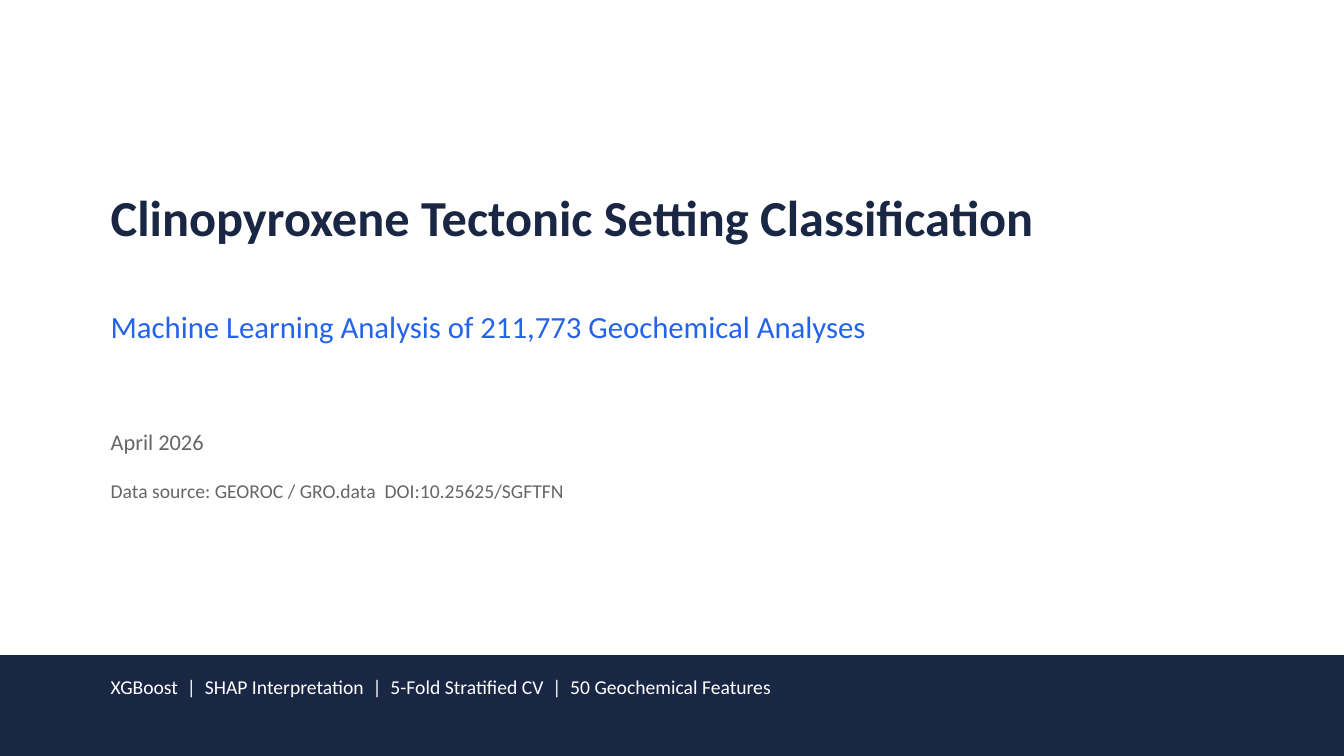
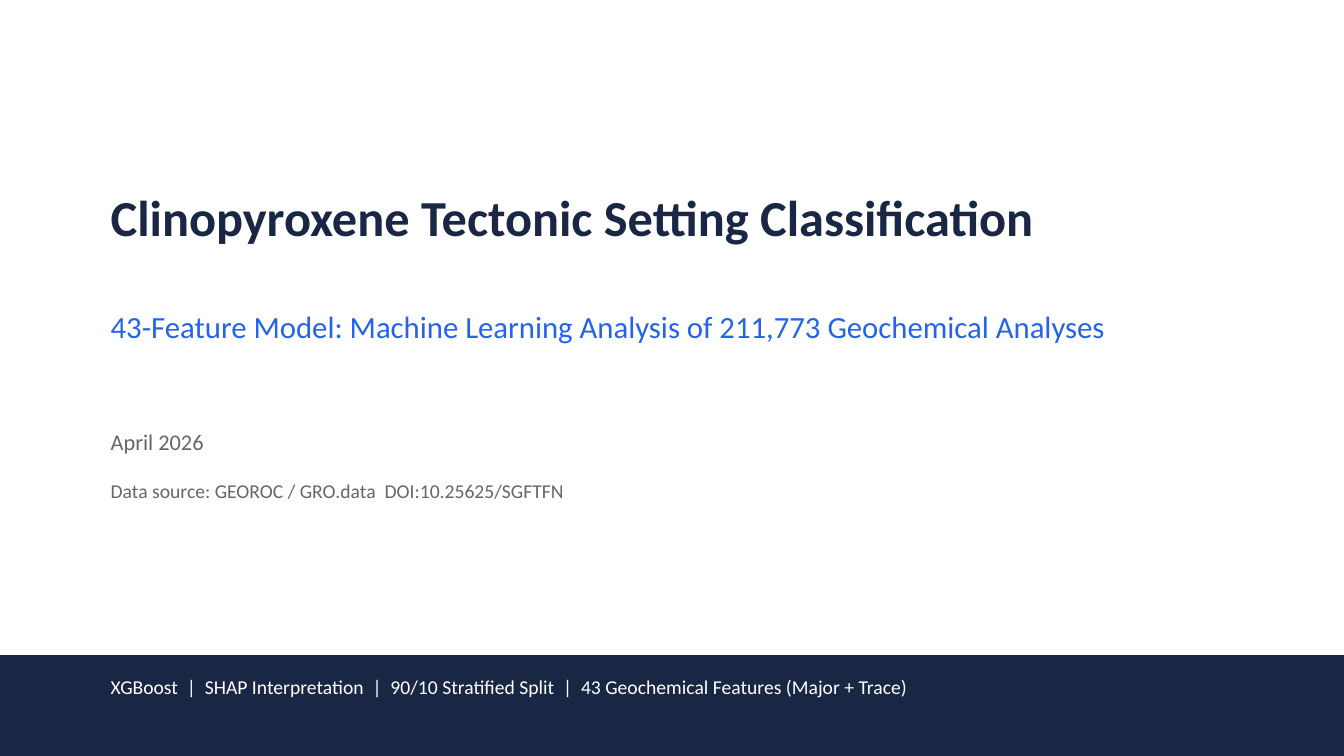
Before and after one commit to SteadfastAsArt/cpx-tectonic-dashboard, a slide deck: slide 1 of CPX_Tectonic_Classification.pptx. Drawn at 1344x756 pixels with LibreOffice and Linux fonts; fonts in the diff are those of the drawing. Boxes give left, top, right and bottom in pixels: in the first picture for what was removed or moved away, otherwise in the second. Text is boxed around its words. In the diff, an @@ line names an element or a change of style, - is before the commit and + after.

```diff
--- a/CPX_Tectonic_Classification.pptx
+++ b/CPX_Tectonic_Classification.pptx
@@ text at box(111, 316, 1105, 344): text changed @@
-Machine Learning Analysis of 211,773 Geochemical Analyses
+43-Feature Model: Machine Learning Analysis of 211,773 Geochemical Analyses
@@ text at box(111, 680, 907, 698): text changed @@
-XGBoost | SHAP Interpretation | 5-Fold Stratified CV | 50 Geochemical Features
+XGBoost | SHAP Interpretation | 90/10 Stratified Split | 43 Geochemical Features (Major + Trace)
```
Also in this commit, not shown: 8 other slides changed, 3 slides added, 1 slide removed, 6 other files.
